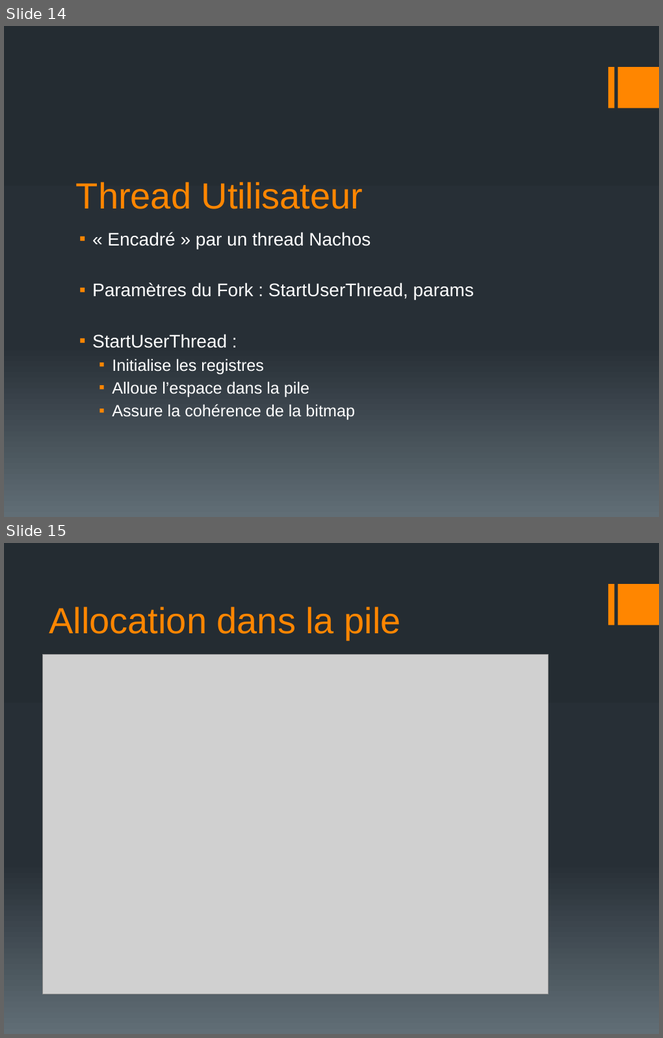
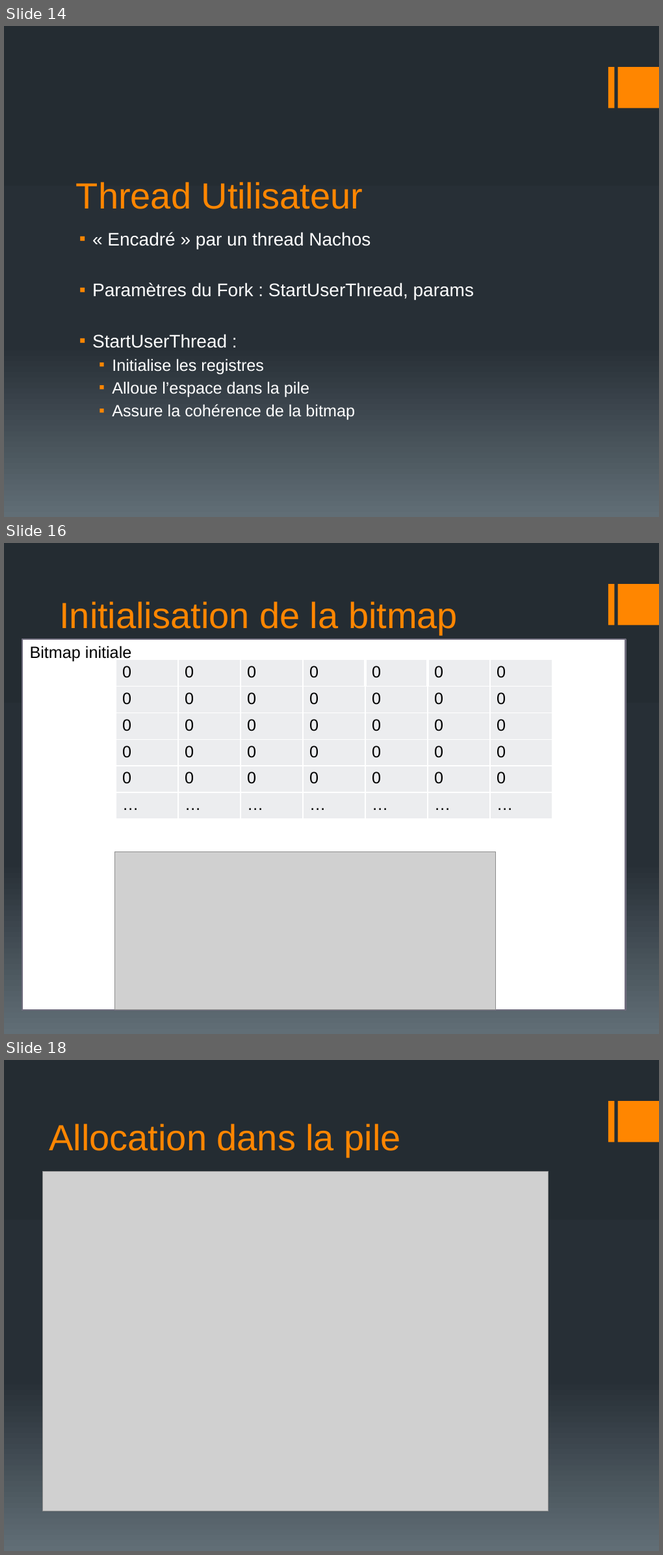
Before and after one commit to EudesRobin/nachos, a slide deck: rapport/sout_AAS.pptx. Shown one above the other, each under a label of ours: slides 14 and 15 before the commit, slides 14, 16 and 18 after it; the slides between them are not shown. The pictures are 663x1038 and 663x1555 pixels, drawn with LibreOffice and Linux fonts; fonts in the diff are those of the drawing; grey boxes stand for pictures. Boxes give left, top, right and bottom in pixels: in the first picture for what was removed or moved away, otherwise in the second. Text is boxed around its words. In the diff, an @@ line names an element or a change of style, - is before the commit and + after.

```diff
--- a/rapport/sout_AAS.pptx
+++ b/rapport/sout_AAS.pptx
@@ slide 16 added at box(4, 543, 659, 1034), background gradient #242C33 to #273037 to #636D76; not listed: 2 template elements that a slide beside it also shows @@
@@ text added at box(59, 601, 458, 635), 40 pt, text #FF8600 @@
+Initialisation de la bitmap
@@ rectangle added at box(22, 639, 626, 1011), fill #FFFFFF, outline #6F6C7D 1.5 pt @@
@@ text added at box(30, 646, 131, 662), 18 pt, text #000000 @@
+Bitmap initiale
@@ table added at box(116, 659, 552, 819), 6 rows, 7 columns @@
+0 | 0 | 0 | 0 | 0 | 0 | 0
+0 | 0 | 0 | 0 | 0 | 0 | 0
+0 | 0 | 0 | 0 | 0 | 0 | 0
+0 | 0 | 0 | 0 | 0 | 0 | 0
+0 | 0 | 0 | 0 | 0 | 0 | 0
+… | … | … | … | … | … | …
@@ picture added at box(114, 852, 495, 1010) @@
@@ what was slide 15 is now slide 18 @@
```
Also in this commit, not shown: 3 other slides added, 1 slide removed, 1 other file.
